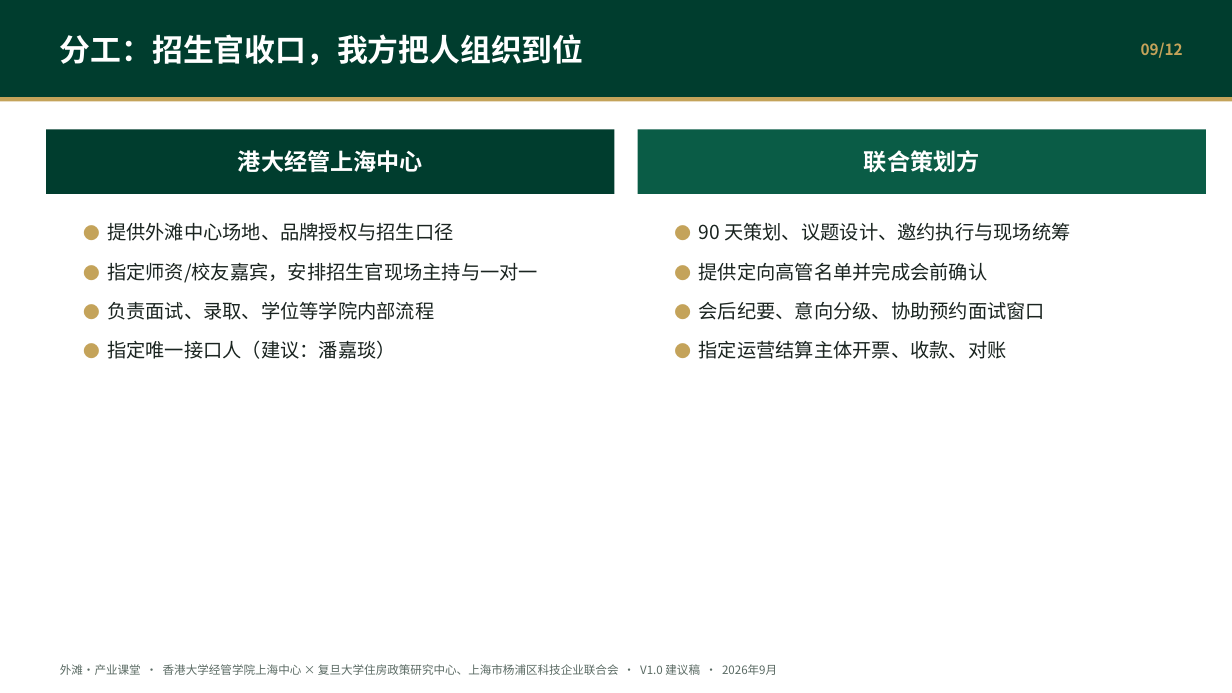
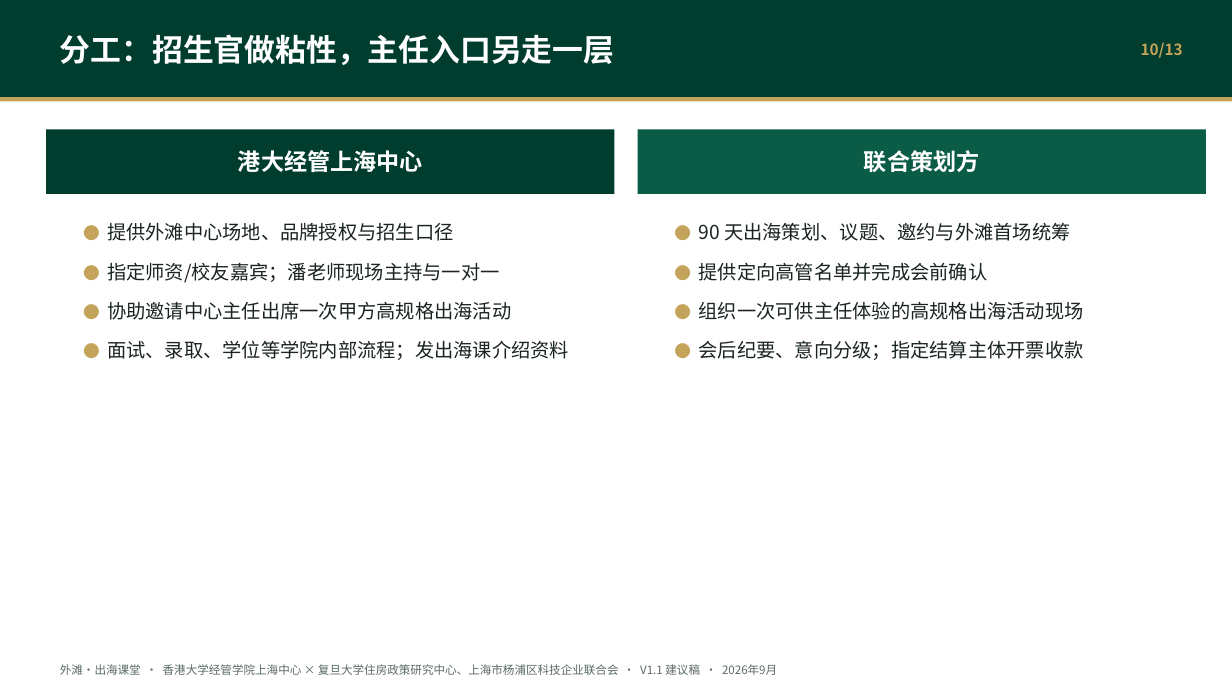
Before and after one commit to hujigang2010-maker/AIDEN, a slide deck: slide 10 of output/港大经管上海中心_外滩产业课堂_联合策划方案.pptx (slide 9 before the commit). Drawn at 1232x693 pixels with LibreOffice and Linux fonts; fonts in the diff are those of the drawing. Boxes give left, top, right and bottom in pixels: in the first picture for what was removed or moved away, otherwise in the second. Text is boxed around its words. In the diff, an @@ line names an element or a change of style, - is before the commit and + after.

```diff
--- a/output/港大经管上海中心_外滩产业课堂_联合策划方案.pptx
+++ b/output/港大经管上海中心_外滩产业课堂_联合策划方案.pptx
@@ text at <box>60,34,614,65</box>: text changed @@
-分工：招生官收口，我方把人组织到位
+分工：招生官做粘性，主任入口另走一层
@@ text at <box>1141,42,1183,58</box>: text changed @@
-09/12
+10/13
@@ text at <box>699,223,1070,241</box>: text changed @@
-● 90 天策划、议题设计、邀约执行与现场统筹
+● 90 天出海策划、议题、邀约与外滩首场统筹
@@ text at <box>107,262,569,360</box>: text changed @@
-● 指定师资/校友嘉宾，安排招生官现场主持与一对一
-● 负责面试、录取、学位等学院内部流程
-● 指定唯一接口人（建议：潘嘉琰）
+● 指定师资/校友嘉宾；潘老师现场主持与一对一
+● 协助邀请中心主任出席一次甲方高规格出海活动
+● 面试、录取、学位等学院内部流程；发出海课介绍资料
@@ text at <box>699,302,1084,360</box>: text changed @@
-● 会后纪要、意向分级、协助预约面试窗口
-● 指定运营结算主体开票、收款、对账
+● 组织一次可供主任体验的高规格出海活动现场
+● 会后纪要、意向分级；指定结算主体开票收款
@@ text at <box>60,664,777,675</box>: text changed @@
-外滩·产业课堂 · 香港大学经管学院上海中心 × 复旦大学住房政策研究中心、上海市杨浦区科技企业联合会 · V1.0 建议稿 · 2026年9月
+外滩·出海课堂 · 香港大学经管学院上海中心 × 复旦大学住房政策研究中心、上海市杨浦区科技企业联合会 · V1.1 建议稿 · 2026年9月
```
Also in this commit, not shown: 8 other slides changed, 4 slides added, 3 slides removed, 14 other files.
